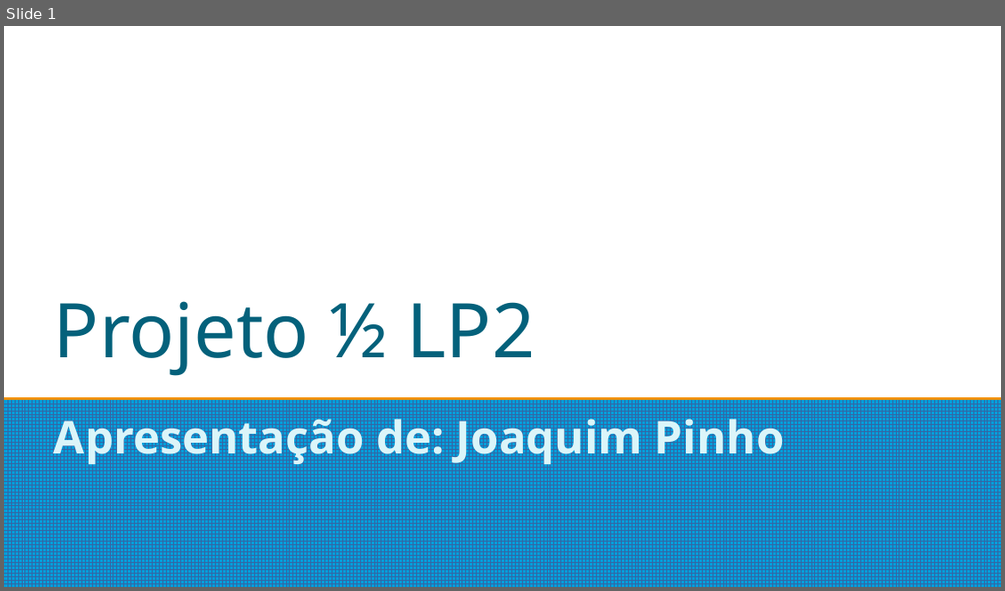
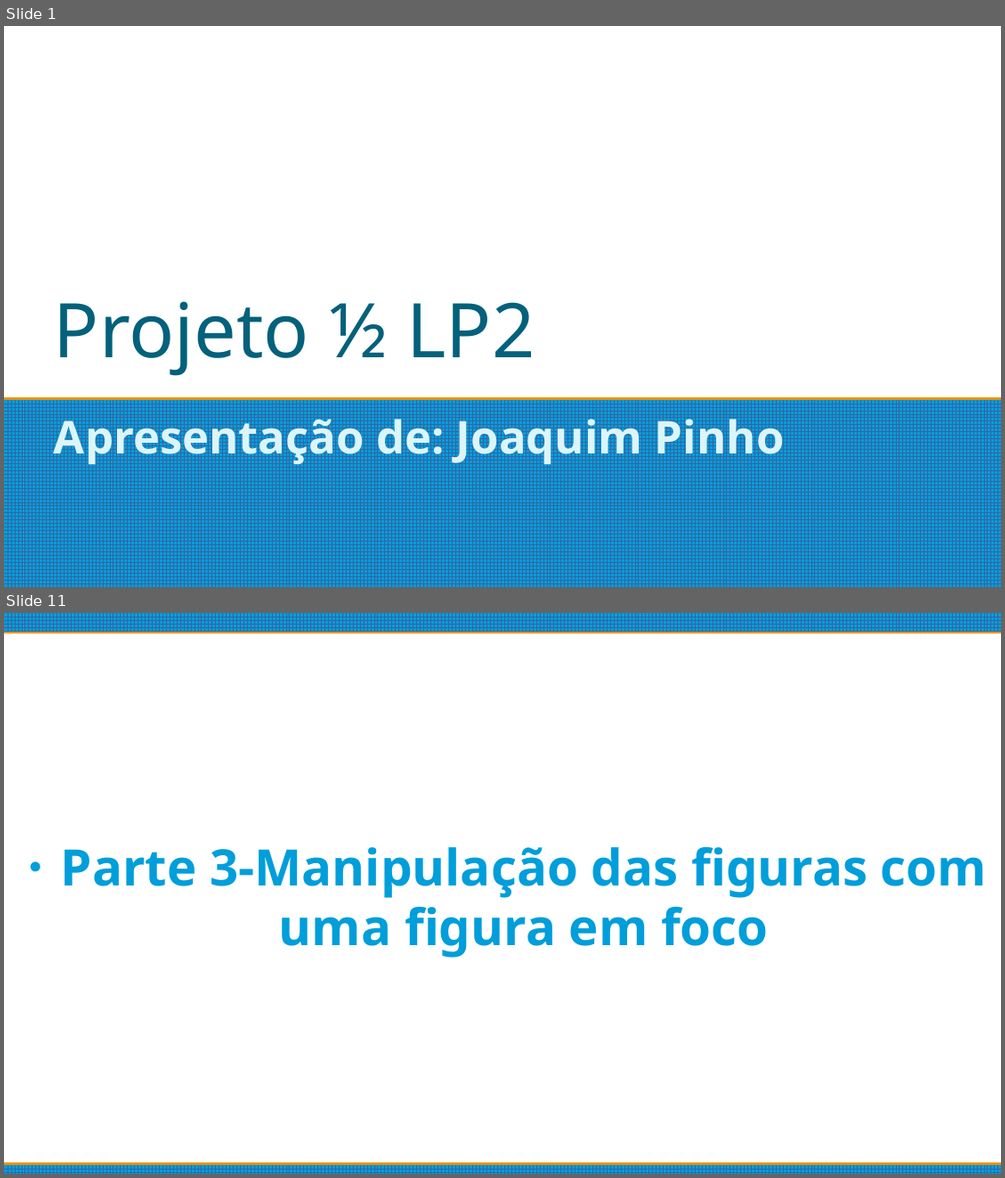
Before and after one commit to Joaquim-Pinho/LP2, a slide deck: Projeto1de2/SlideProjeto1de2.odp. Shown one above the other, each under a label of ours: slide 1 before the commit, slides 1 and 11 after it; the slides between them are not shown. The pictures are 1005x591 and 1005x1178 pixels, drawn with LibreOffice and Linux fonts; fonts in the diff are those of the drawing. Boxes give left, top, right and bottom in pixels: in the first picture for what was removed or moved away, otherwise in the second. Text is boxed around its words. In the diff, an @@ line names an element or a change of style, - is before the commit and + after.

```diff
--- a/Projeto1de2/SlideProjeto1de2.odp
+++ b/Projeto1de2/SlideProjeto1de2.odp
@@ slide 11 added at [4, 613, 1001, 1174], background #FFFFFF @@
@@ rectangle added at [4, 613, 1001, 631], fill pattern #3465A4 on #009EDA @@
@@ subtitle added at [61, 847, 987, 957], 40 pt, text #009EDA, bold @@
+● Parte 3-Manipulação das figuras com uma figura em foco
@@ rectangle added at [4, 1165, 1001, 1174], fill pattern #3465A4 on #009EDA @@
```
Also in this commit, not shown: 14 other slides added, 3 slides removed, 14 other files.
